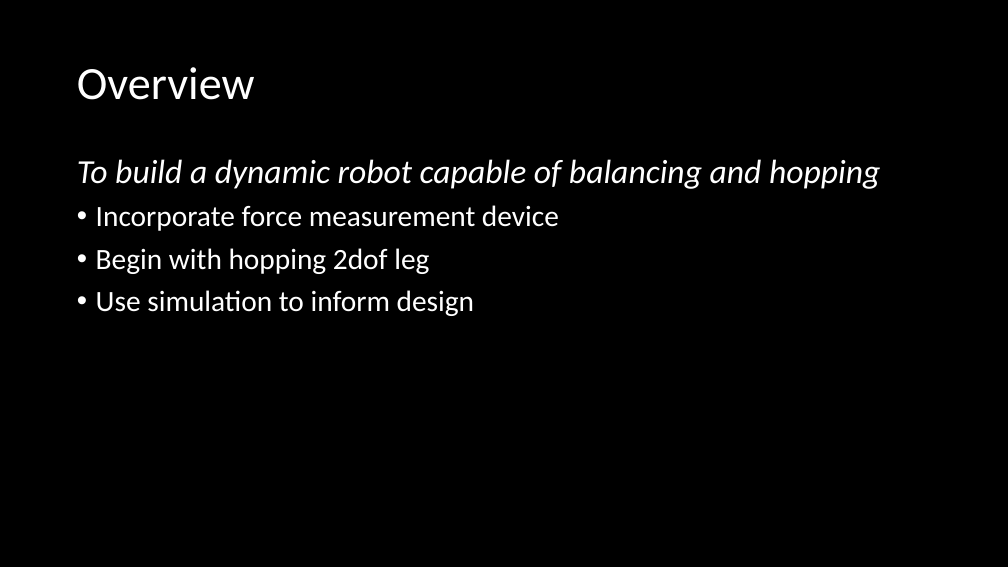
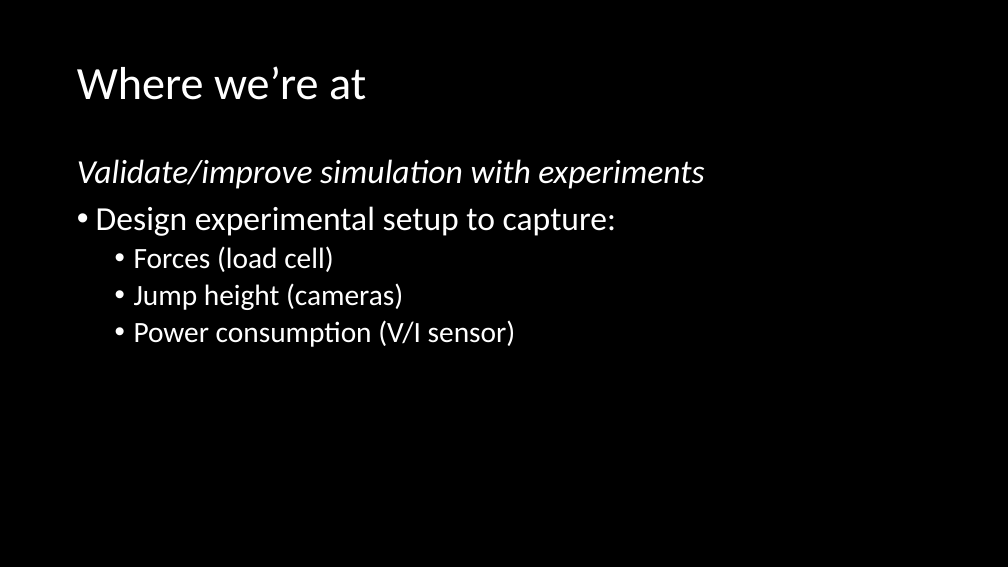
Before and after one commit to jwknaup/Junior, a slide deck: slide 2 of IDEAlab/Presentations/Jacob Summer Update IV.pptx. Drawn at 1008x567 pixels with LibreOffice and Linux fonts; fonts in the diff are those of the drawing. Boxes give left, top, right and bottom in pixels: in the first picture for what was removed or moved away, otherwise in the second. Text is boxed around its words. In the diff, an @@ line names an element or a change of style, - is before the commit and + after.

Commit message:
presentation on deflection, force data, and vids, also Princeton paper

```diff
--- a/IDEAlab/Presentations/Jacob Summer Update IV.pptx
+++ b/IDEAlab/Presentations/Jacob Summer Update IV.pptx
@@ title at box(77, 66, 366, 100): text changed @@
-Overview
+Where we’re at
@@ text at box(77, 159, 704, 347): text changed; size 28 to 32 pt @@
-To build a dynamic robot capable of balancing and hopping
-• Incorporate force measurement device
-• Begin with hopping 2dof leg
-• Use simulation to inform design
+Validate/improve simulation with experiments
+• Design experimental setup to capture:
+  • Forces (load cell)
+  • Jump height (cameras)
+  • Power consumption (V/I sensor)
```
Also in this commit, not shown: 1 other slide changed, 1 slide removed, 20 other files.
